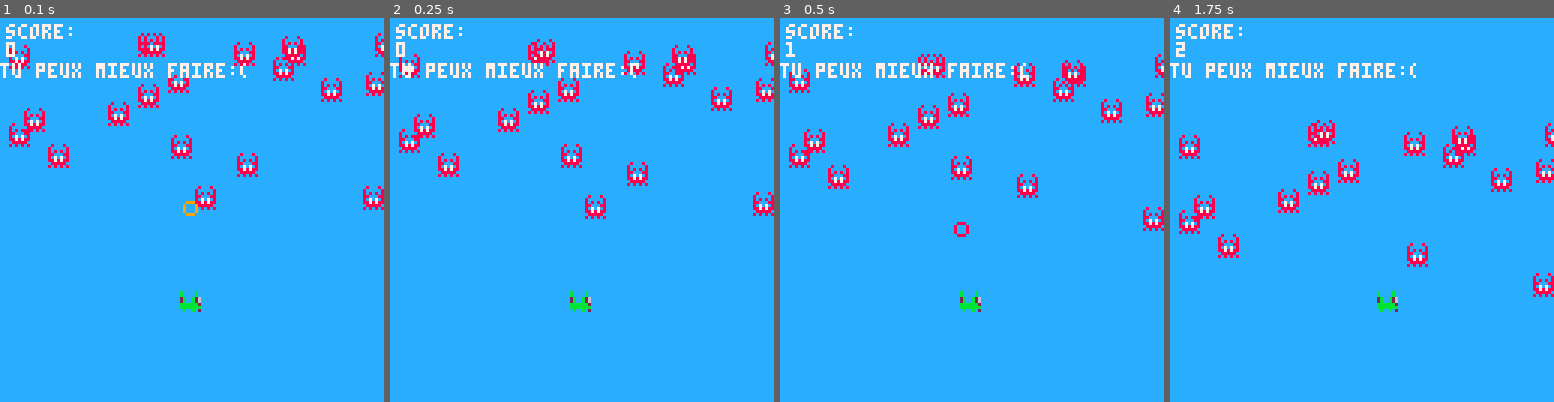
Above: before the commit, frames 1-4 (left to right).
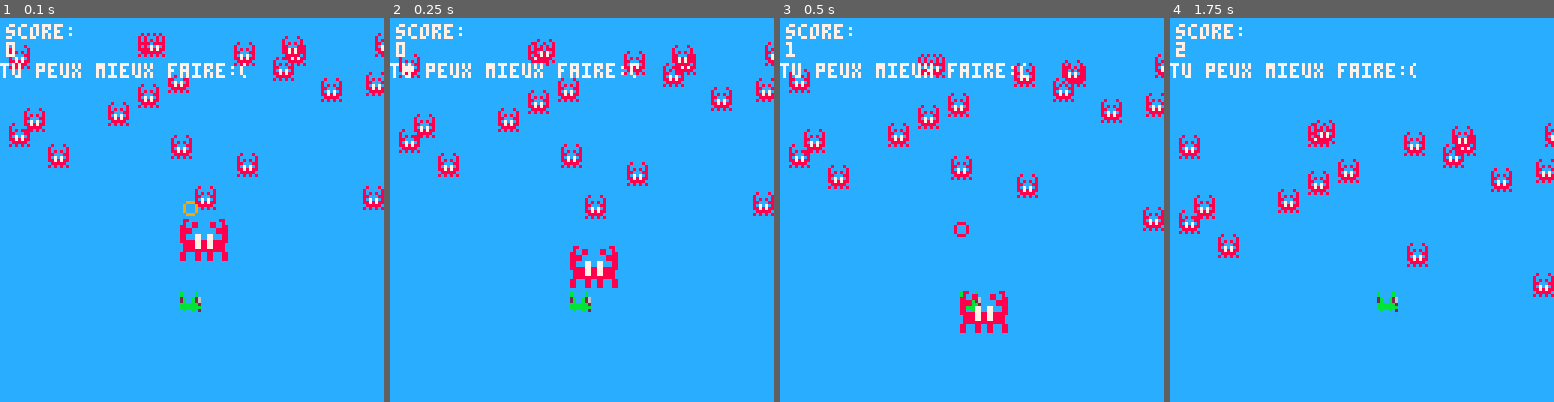
Above: after the commit, the same moments.

Repository: adatechschool/doris-pico-8-SoniaBrunoTenzin
Game: PICO-8 cartridge shooter.p8
The game is run twice, just before and just after one commit, with the same random seed, the same clock (stepped at 60 frames per second) and the same inputs.
Inputs:
- Up to frame 1 (0.1 s): no input
- Up to frame 2 (0.25 s): no input
- Up to frame 3 (0.5 s): tap X (X key) at 0.33 s
- Up to frame 4 (1.75 s): tap X (X key) at 1.07 s; hold Right from 1.6 s (still down)

The runs differ from the first frame. In frame 1, 0.8% of the frame differs, in the area x 46-60%, y 52-64%; in frame 2, 0.8%; in frame 3, 0.8%; in frame 4, nothing differs.

Commit message:
add crab monster - first draft

Diff:
--- a/shooter.p8
+++ b/shooter.p8
@@ -9,7 +9,10 @@
 spawn_enemies()
 create_explosions(63,63)
 score=0
-
+monster={x1=60,y1=60,x2=68,y2=60,
+   x3=60,y3=68,x4=68,y4=68}
+draw_monster(monster)
+--monsters={}
 end
 
 function _update60()
@@ -29,6 +32,7 @@
 end
 update_enemies()
 update_explosions()
+monster=update_monster(monster)
 end
 
 function _draw()
@@ -53,7 +57,7 @@
 	print(score,2,8)
 
 	--big crab
-
+ draw_monster(monster)
 end
 
 
@@ -177,10 +181,19 @@
 -->8
 
 -- boss de fin
-function spawn_monster(m_x,m_y)
-
-end
-
+function draw_monster(m)
+ spr(16,m.x1,m.y1)
+ spr(17,m.x2,m.y2)
+ spr(32,m.x3,m.y3)
+ spr(33,m.x4,m.y4)
+end
+
+function update_monster(m)
+ return {x1=m.x1,y1=m.y1+1,
+    x2=m.x2,y2=m.y2+1,
+    x3=m.x3,y3=m.y3+1,
+    x4=m.x4,y4=m.y4+1}
+end
 __gfx__
 00000000000000000000000008000800bbbbbbbbbbbffbbbbbbbbbbb00000000b3bb3bbbbbbbbbbbbbbffbbbbbbffbbb08000800cccccccccccccccc00000000
 00000000b0000b000900009080000080bbb8bbbbbbbffbbbabbbbbbb000ff000bb33bbbbbbb88bbbbbbffbbbbbbffbbb80000080cccccccccccc777700000000
